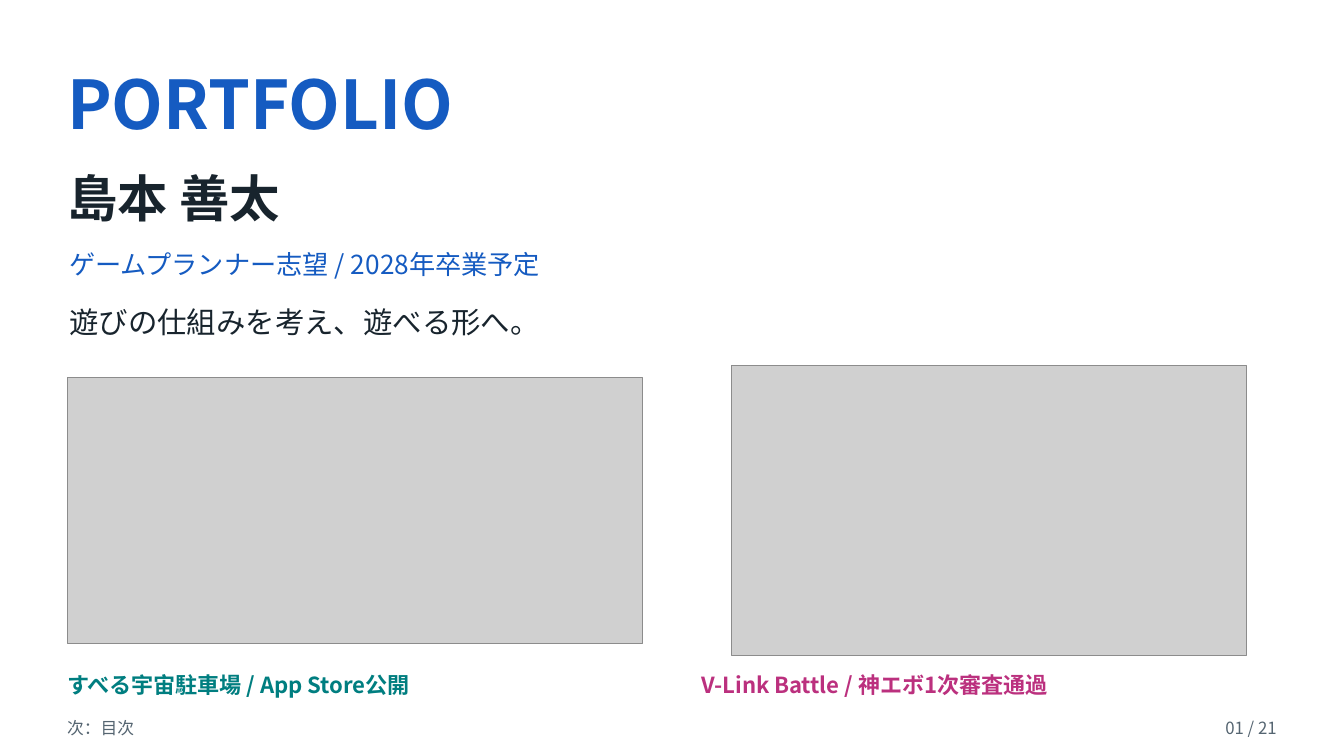
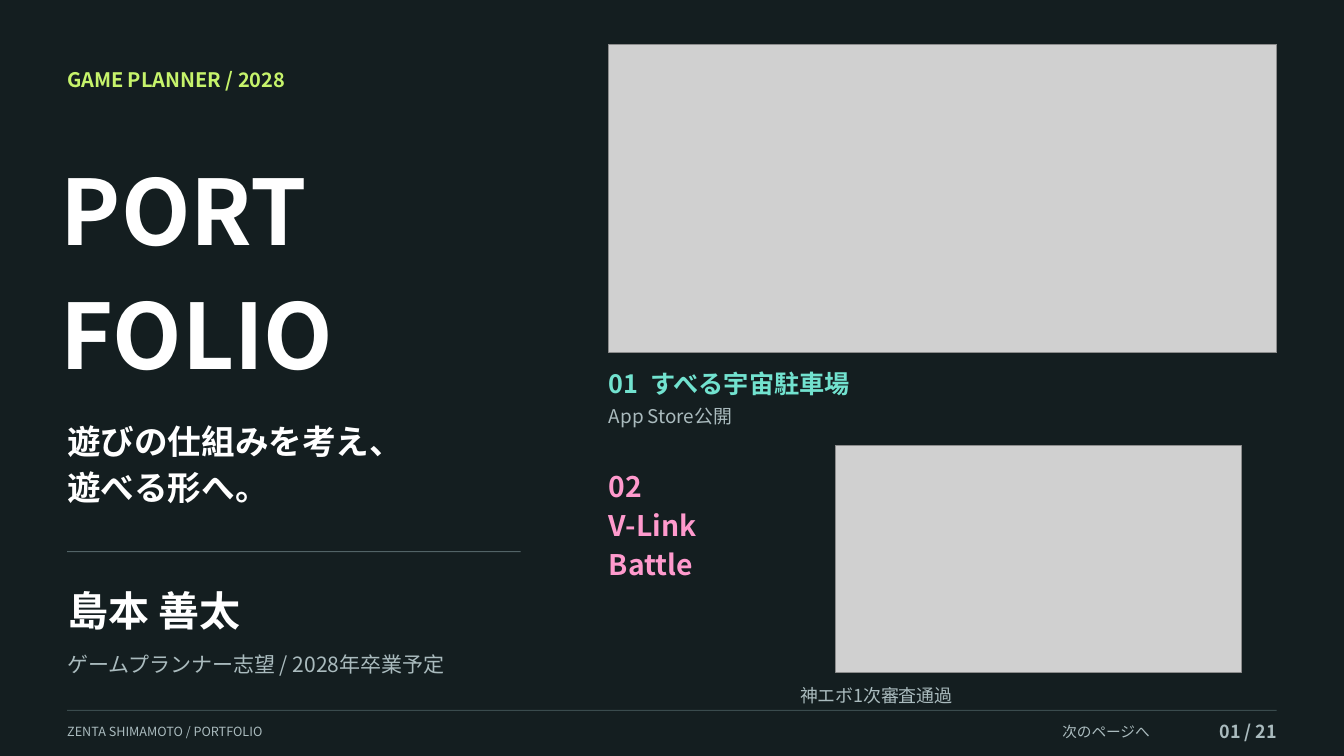
Before and after one commit to kuon-haruto/portfolio, a slide deck: slide 1 of documents/portfolio/島本善太_ポートフォリオ.pptx. Drawn at 1344x756 pixels with LibreOffice and Linux fonts; fonts in the diff are those of the drawing; grey boxes stand for pictures. Boxes give left, top, right and bottom in pixels: in the first picture for what was removed or moved away, otherwise in the second. Text is boxed around its words. In the diff, an @@ line names an element or a change of style, - is before the commit and + after.

```diff
--- a/documents/portfolio/島本善太_ポートフォリオ.pptx
+++ b/documents/portfolio/島本善太_ポートフォリオ.pptx
@@ background #FFFFFF to #141E20 @@
@@ picture added at bbox=[609, 44, 1276, 353] @@
@@ text removed at bbox=[67, 78, 453, 130] @@
-PORTFOLIO
@@ text added at bbox=[67, 72, 285, 88], 14.2 pt, text #C6F36B, bold @@
+GAME PLANNER / 2028
@@ text added at bbox=[61, 177, 334, 371], 64.5 pt, text #FFFFFF, bold @@
+PORT
+FOLIO
@@ picture removed at bbox=[68, 377, 643, 643] @@
@@ text at bbox=[609, 371, 850, 396]: text changed; size 15.8 to 18 pt; text colour #007E80 to #72E2CF @@
-すべる宇宙駐車場 / App Store公開
+01 すべる宇宙駐車場
@@ text added at bbox=[609, 408, 732, 428], 13.5 pt, text #AABBBE @@
+App Store公開
@@ text at bbox=[67, 425, 403, 503]: text changed; size 21 to 24 pt; text colour #18242D to #FFFFFF; bold on @@
-遊びの仕組みを考え、遊べる形へ。
+遊びの仕組みを考え、
+遊べる形へ。
@@ picture: place and size @@
-picture at bbox=[732, 365, 1247, 655]
+picture at bbox=[836, 446, 1241, 674]
@@ text added at bbox=[609, 475, 697, 576], 20.2 pt, text #FF9ACD, bold @@
+02
+V-Link
+Battle
@@ rectangle added at bbox=[68, 552, 521, 553], fill #526366 @@
@@ text "島本 善太": place and size @@
-text "島本 善太" at bbox=[67, 174, 280, 222]
+text "島本 善太" at bbox=[67, 591, 240, 630]
@@ text "島本 善太" at bbox=[67, 591, 240, 630]: size 36 to 29.2 pt, text colour #18242D to #FFFFFF @@
@@ text "ゲームプランナー志望 / 2028年卒業予定": place and size @@
-text "ゲームプランナー志望 / 2028年卒業予定" at bbox=[69, 252, 540, 276]
+text "ゲームプランナー志望 / 2028年卒業予定" at bbox=[67, 654, 445, 674]
@@ text "ゲームプランナー志望 / 2028年卒業予定" at bbox=[67, 654, 445, 674]: size 18.8 to 15 pt, text colour #155BC1 to #AABBBE @@
@@ text at bbox=[800, 687, 952, 704]: text changed; size 15.8 to 12.8 pt; text colour #BB307E to #AABBBE; bold off @@
-V-Link Battle / 神エボ1次審査通過
+神エボ1次審査通過
@@ rectangle added at bbox=[68, 710, 1277, 711], fill #3A4B4D @@
@@ text "01 / 21" at bbox=[1220, 724, 1277, 738]: size 12 to 12.8 pt, text colour #556571 to #AABBBE, bold on @@
@@ text removed at bbox=[67, 720, 134, 735] @@
-次：目次
@@ text added at bbox=[67, 726, 263, 736], 9 pt, text #AABBBE @@
+ZENTA SHIMAMOTO / PORTFOLIO
@@ text added at bbox=[1062, 725, 1149, 738], 10.5 pt, text #AABBBE @@
+次のページへ
```
Also in this commit, not shown: 20 other slides changed, 3 other files.
